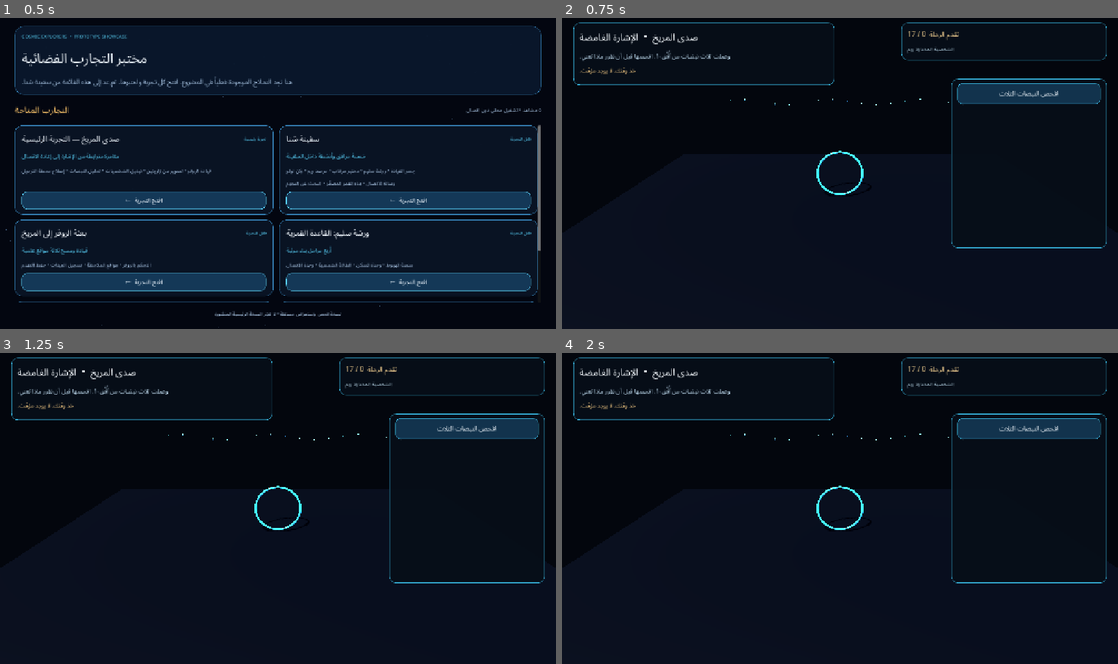
Above: before the commit, frames 1-4 (two rows, left to right).
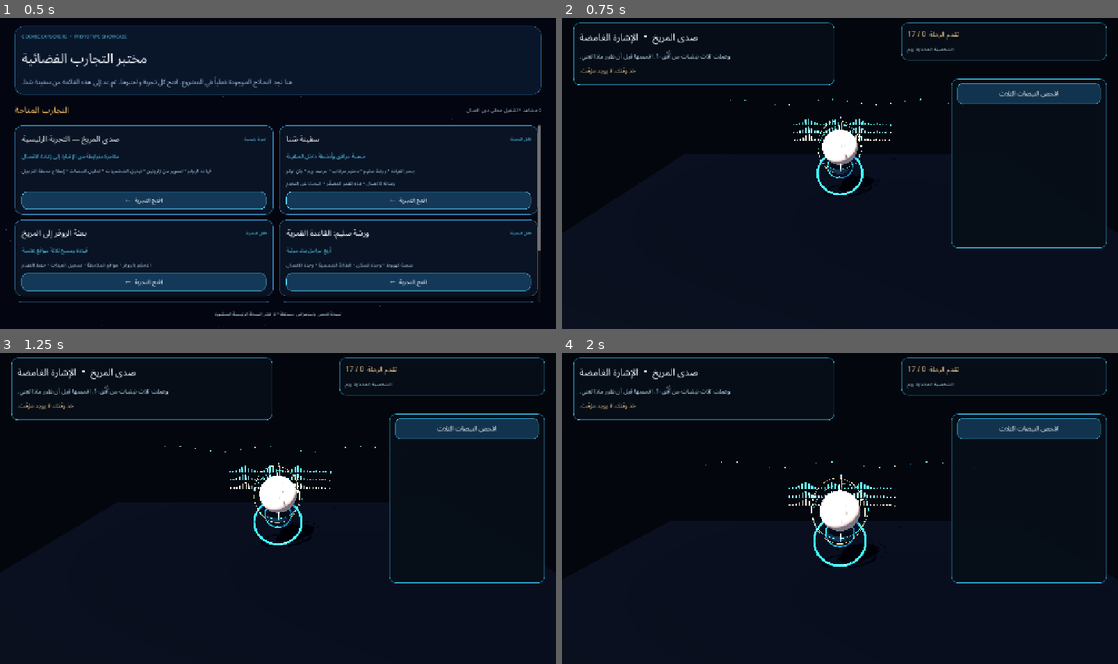
Above: after the commit, the same moments.

Repository: mdznap35/-cosmic-explorers
Game: Godot game, scene res://scenes/prototypes/showcase_app.tscn
Same seed, same stepped clock (60 frames per second), same inputs: the game is played once before the commit and once after it.
Inputs (mouse positions are in pixels of both pictures, inside the frame that each line leads up to):
- Up to frame 1 (0.5 s): no input
- Up to frame 2 (0.75 s): click "افتح التجربة ←" at 0.5 s
- Up to frame 3 (1.25 s): no input
- Up to frame 4 (2 s): tap Enter at 1.25 s; move the mouse to (962, 492) at 1.27 s; hold D from 1.28 s (still down); tap E at 1.35 s; click (962, 492) at 1.42 s; tap Space at 1.52 s

Frame 1 is identical in both runs. In frame 2, 0.9% of the frame differs, in the area x 30-70%, y 25-57%; in frame 3, 1.2%; in frame 4, 1.5%, in the area x 25-70%, y 25-69%.

Commit message:
feat: stage the opening Mars echo as an animated hologram

Diff:
--- a/scripts/prototypes/echo_of_mars_vertical_slice.gd
+++ b/scripts/prototypes/echo_of_mars_vertical_slice.gd
@@ -553,7 +553,10 @@
 	for child in _world_root.get_children(): child.free()
 	_loaded_asset_ids.clear()
 	match stage_index:
-		0,1,2,9: _build_sana_environment()
+		0:
+			_build_sana_environment()
+			_build_echo_signal_display()
+		1,2,9: _build_sana_environment()
 		4:
 			_build_mars_canyon_environment()
 			_build_photo_markers()
@@ -598,6 +601,144 @@
 		var x := -8.5+float(index)*1.0
 		_add_sphere(_world_root,Vector3(x,4.0+sin(float(index))*0.18,-7.65),0.028+float(index%3)*0.012,Color(0.38,0.73,0.94,0.62))
 	_set_camera_pose(Vector3(0.0,7.2,14.8),Vector3(0.0,1.2,-1.2),0.95)
+
+func _build_echo_signal_display() -> void:
+	var display_root := Node3D.new()
+	display_root.name = "EchoSignalDisplay"
+	display_root.position = Vector3(0.0, 0.0, -1.2)
+	_world_root.add_child(display_root)
+
+	_add_cylinder(display_root, Vector3(0.0, 1.47, 0.0), 0.62, 0.12, Color(0.035, 0.12, 0.17))
+	_add_torus(display_root, Vector3(0.0, 1.56, 0.0), 0.68, Color(0.16, 0.72, 0.88))
+	var globe := MeshInstance3D.new()
+	globe.name = "MarsGlobe"
+	var globe_mesh := SphereMesh.new()
+	globe_mesh.radius = 0.91
+	globe_mesh.height = 1.82
+	globe_mesh.radial_segments = 48
+	globe_mesh.rings = 24
+	globe.mesh = globe_mesh
+	globe.position = Vector3(0.0, 2.63, 0.0)
+	var globe_material := StandardMaterial3D.new()
+	globe_material.albedo_color = Color(0.82, 0.72, 0.64)
+	globe_material.roughness = 0.82
+	globe_material.emission_enabled = true
+	globe_material.emission = Color(0.12, 0.035, 0.018)
+	var mars_texture := ResourceLoader.load("res://assets/planetary_textures/mars.jpg") as Texture2D
+	if mars_texture != null:
+		globe_material.albedo_texture = mars_texture
+	globe.material_override = globe_material
+	display_root.add_child(globe)
+
+	var orbit_colors := [
+		Color(0.20, 0.82, 0.96),
+		Color(0.98, 0.69, 0.39),
+		Color(0.48, 0.69, 0.98)
+	]
+	var orbit_radii := [1.18, 1.37, 1.56]
+	for index in range(3):
+		var pulse_ring := MeshInstance3D.new()
+		pulse_ring.name = "EchoPulseRing_%02d" % (index + 1)
+		var ring_mesh := TorusMesh.new()
+		ring_mesh.inner_radius = float(orbit_radii[index]) * 0.985
+		ring_mesh.outer_radius = float(orbit_radii[index])
+		pulse_ring.mesh = ring_mesh
+		pulse_ring.position = Vector3(0.0, 2.63, 0.0)
+		pulse_ring.rotation = Vector3(
+			deg_to_rad(58.0 + float(index) * 17.0),
+			deg_to_rad(float(index) * 41.0),
+			deg_to_rad(16.0 - float(index) * 13.0)
+		)
+		pulse_ring.material_override = _make_material(
+			orbit_colors[index],
+			orbit_colors[index] * 0.72,
+			0.24
+		)
+		display_root.add_child(pulse_ring)
+		var pulse_tween := pulse_ring.create_tween().set_loops()
+		pulse_tween.set_trans(Tween.TRANS_SINE).set_ease(Tween.EASE_IN_OUT)
+		pulse_tween.tween_interval(float(index) * 0.19)
+		pulse_tween.tween_property(pulse_ring, "scale", Vector3.ONE * 1.10, 1.35 + float(index) * 0.18)
+		pulse_tween.tween_property(pulse_ring, "scale", Vector3.ONE, 1.35 + float(index) * 0.18)
+
+	var orbit_pivot := Node3D.new()
+	orbit_pivot.name = "SignalOrbitPivot"
+	orbit_pivot.position = Vector3(0.0, 2.63, 0.0)
+	display_root.add_child(orbit_pivot)
+	var signal_beacon := _add_sphere(
+		orbit_pivot,
+		Vector3(1.12, 0.0, 0.0),
+		0.075,
+		Color(0.98, 0.82, 0.49),
+		1.8,
+		0.18
+	)
+	signal_beacon.name = "SignalBeacon"
+	var orbit_tween := orbit_pivot.create_tween().set_loops()
+	orbit_tween.set_trans(Tween.TRANS_LINEAR)
+	orbit_tween.tween_property(orbit_pivot, "rotation:y", TAU, 8.5).from(0.0)
+
+	var globe_spin := globe.create_tween().set_loops()
+	globe_spin.set_trans(Tween.TRANS_LINEAR)
+	globe_spin.tween_property(globe, "rotation:y", TAU, 28.0).from(0.0)
+
+	_build_echo_signal_waveform()
+	_set_camera_pose(Vector3(0.0, 6.2, 12.8), Vector3(0.0, 2.25, -3.3), 1.45)
+
+func _build_echo_signal_waveform() -> void:
+	# Three identical traces make the repeated transmission legible before the reveal.
+	var waveform := MultiMeshInstance3D.new()
+	waveform.name = "EchoSignalWaveform"
+	waveform.position = Vector3(0.0, 2.62, -6.68)
+	waveform.cast_shadow = GeometryInstance3D.SHADOW_CASTING_SETTING_OFF
+	var bars := BoxMesh.new()
+	bars.size = Vector3(0.085, 0.46, 0.045)
+	var multimesh := MultiMesh.new()
+	multimesh.transform_format = MultiMesh.TRANSFORM_3D
+	multimesh.use_colors = true
+	multimesh.mesh = bars
+	multimesh.instance_count = 96
+	var heights := [
+		0.18, 0.22, 0.30, 0.46, 0.76, 0.91, 0.68, 0.39,
+		0.24, 0.18, 0.22, 0.34, 0.59, 0.86, 0.73, 0.42,
+		0.25, 0.18, 0.20, 0.29, 0.48, 0.77, 0.94, 0.66,
+		0.38, 0.23, 0.18, 0.20, 0.27, 0.19, 0.15, 0.12
+	]
+	var trace_colors := [
+		Color(0.25, 0.84, 0.96),
+		Color(0.39, 0.67, 0.98),
+		Color(0.98, 0.72, 0.43)
+	]
+	for row in range(3):
+		for column in range(32):
+			var bar_height := float(heights[column])
+			var bar_x := -3.12 + float(column) * 0.201
+			var row_base := -float(row) * 0.54
+			var transform_basis := Basis.IDENTITY.scaled(Vector3(1.0, bar_height, 1.0))
+			var bar_transform := Transform3D(
+				transform_basis,
+				Vector3(bar_x, row_base + 0.23 * bar_height, 0.0)
+			)
+			var instance_id := row * 32 + column
+			multimesh.set_instance_transform(instance_id, bar_transform)
+			multimesh.set_instance_color(instance_id, trace_colors[row])
+		var trace_marker := _add_sphere(
+			waveform,
+			Vector3(3.42, -float(row) * 0.54, 0.0),
+			0.045,
+			trace_colors[row],
+			0.8,
+			0.24
+		)
+		trace_marker.name = "EchoTraceMarker_%02d" % (row + 1)
+	waveform.multimesh = multimesh
+	var waveform_material := StandardMaterial3D.new()
+	waveform_material.vertex_color_use_as_albedo = true
+	waveform_material.emission_enabled = true
+	waveform_material.emission = Color(0.12, 0.22, 0.28)
+	waveform_material.roughness = 0.28
+	waveform.material_override = waveform_material
+	_world_root.add_child(waveform)
 
 func _build_mars_canyon_environment() -> void:
 	MarsLandscapeBuilder.populate(_world_root, "cinematic")
--- a/tests/validate_echo_of_mars_slice.gd
+++ b/tests/validate_echo_of_mars_slice.gd
@@ -103,6 +103,32 @@
 	for station_asset in ["kenney:floor", "kenney:computer", "kenney:table-display-planet"]:
 		if not loaded_scene_assets.has(station_asset):
 			_errors.append("The Sana bridge must use staged Kenney modular assets: " + station_asset)
+	var signal_display := slice.get_node_or_null("EchoWorld/EchoSignalDisplay") as Node3D
+	if signal_display == null:
+		_errors.append("The opening bridge must build the dedicated Echo signal hologram.")
+	else:
+		var mars_globe := signal_display.get_node_or_null("MarsGlobe") as MeshInstance3D
+		if mars_globe == null:
+			_errors.append("The opening hologram must include a Mars globe.")
+		else:
+			var globe_material := mars_globe.material_override as StandardMaterial3D
+			if globe_material == null or globe_material.albedo_texture == null:
+				_errors.append("The Mars hologram must use the staged, attributed Mars surface texture.")
+		var pulse_rings := signal_display.find_children("EchoPulseRing_*", "MeshInstance3D", true, false)
+		if pulse_rings.size() != 3:
+			_errors.append("The opening signal must visualize exactly three synchronized echo rings.")
+	var signal_waveform := slice.get_node_or_null("EchoWorld/EchoSignalWaveform") as MultiMeshInstance3D
+	if signal_waveform == null or signal_waveform.multimesh == null:
+		_errors.append("The opening display must include the repeated signal waveform.")
+	elif signal_waveform.multimesh.instance_count != 96:
+		_errors.append("The repeated signal waveform must render three 32-bar traces in one MultiMesh.")
+	else:
+		var waveform_mesh := signal_waveform.multimesh
+		var first_trace := waveform_mesh.get_instance_transform(5).basis.y.length()
+		var second_trace := waveform_mesh.get_instance_transform(37).basis.y.length()
+		var third_trace := waveform_mesh.get_instance_transform(69).basis.y.length()
+		if not (is_equal_approx(first_trace, second_trace) and is_equal_approx(second_trace, third_trace)):
+			_errors.append("All three echo traces must carry the same waveform pattern.")
 	if slice.perform_action("not-a-real-action"):
 		_errors.append("Unknown actions must be rejected.")
 	if not slice.perform_action("inspect_signal"):
Not shown, changed: docs/ECHO_OF_MARS_OPEN_ASSET_POLISH.md
